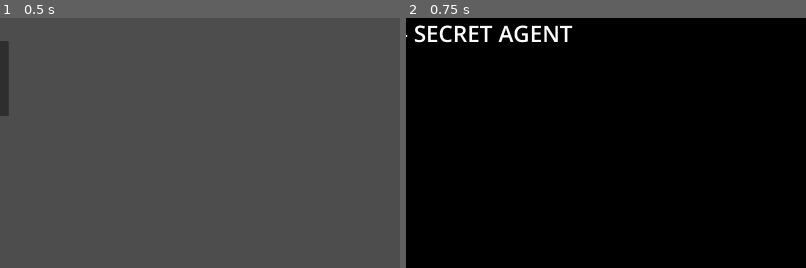
Above: before the commit, frames 1-2 (left to right).
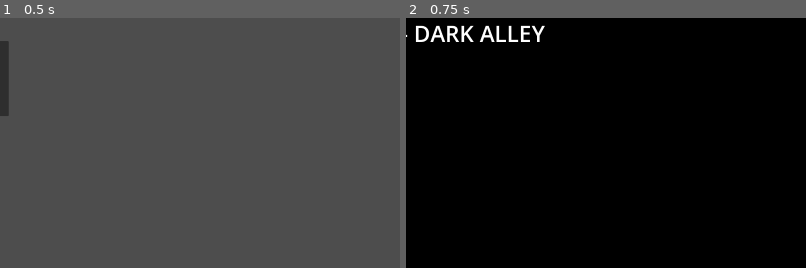
Above: after the commit, the same moments.

Repository: keithfarnham/ShaderMusic
Game: Godot game, scene res://scenes/frontend.tscn
The game is run twice, just before and just after one commit, with the same random seed, the same clock (stepped at 60 frames per second) and the same inputs.
Inputs:
- Up to frame 1 (0.5 s): no input
- Up to frame 2 (0.75 s): click "start" at 0.5 s
The pictures show only the part of the screen within x 14-64%, y 0-50%; the shares and areas given below are measured in that part.

Frame 1 is identical in both runs. In frame 2, 1.6% of the frame differs, in the area x 2-42%, y 2-10%.

Commit message:
adding darkalley

Diff:
--- /dev/null
+++ b/scenes/darkalley_scene.tscn
@@ -0,0 +1,58 @@
+[gd_scene load_steps=6 format=3 uid="uid://c6608023rfp00"]
+
+[ext_resource type="Script" uid="uid://c2c5uaxcup5rh" path="res://script/main.gd" id="1_rhsuf"]
+[ext_resource type="Shader" uid="uid://dl6fhomnso4h1" path="res://shaders/darkalley.gdshader" id="2_jdt8m"]
+[ext_resource type="AudioStream" uid="uid://dxwxl6h5qwmtm" path="res://audio/darkalley.wav" id="3_367t1"]
+
+[sub_resource type="ShaderMaterial" id="ShaderMaterial_2c62f"]
+shader = ExtResource("2_jdt8m")
+shader_parameter/planeDist = 2.0
+shader_parameter/furthest = 10.0
+shader_parameter/fadeFrom = 0.405
+shader_parameter/fadeOutMod = 1.0
+shader_parameter/shapeRadius = 0.015
+shader_parameter/antiAliasBaseValue = 3.0
+shader_parameter/slowVal = 2.4
+shader_parameter/rayDepth = 1.75
+shader_parameter/rayDirMod = Vector3(0.82, -0.26, -0.61)
+shader_parameter/rayOriginMod = Vector3(0, 0, 0)
+shader_parameter/planeZMod = 0.0
+shader_parameter/zoomValue = 1.0
+shader_parameter/pixelCoords_mod = Vector2(0, 0)
+shader_parameter/pathA = Vector2(0, 0)
+shader_parameter/pathB = Vector2(0, 0)
+shader_parameter/paletteColor1 = Vector3(-0.07, -0.12, 0.135)
+shader_parameter/paletteColor2 = Vector3(-0.025, -0.1, -0.06)
+shader_parameter/freq_data = PackedFloat32Array(0, 0, 0, 0, 0, 0, 0, 0, 0, 0, 0, 0, 0, 0, 0, 0, 0, 0, 0, 0, 0, 0, 0, 0, 0, 0, 0, 0, 0, 0, 0, 0, 0, 0, 0, 0, 0, 0, 0, 0, 0, 0, 0, 0, 0, 0, 0, 0, 0, 0, 0, 0, 0, 0, 0, 0, 0, 0, 0, 0, 0, 0, 0, 0, 0, 0, 0, 0, 0, 0, 0, 0, 0, 0, 0, 0, 0, 0, 0, 0, 0, 0, 0, 0, 0, 0, 0, 0, 0, 0, 0, 0, 0, 0, 0, 0, 0, 0, 0, 0)
+
+[sub_resource type="PlaceholderTexture2D" id="PlaceholderTexture2D_gyfs4"]
+
+[node name="Node2D" type="Node2D"]
+script = ExtResource("1_rhsuf")
+
+[node name="shader_sprite" type="Sprite2D" parent="."]
+material = SubResource("ShaderMaterial_2c62f")
+position = Vector2(1920, 1080)
+scale = Vector2(3840, 2160)
+texture = SubResource("PlaceholderTexture2D_gyfs4")
+
+[node name="AudioStreamPlayer" type="AudioStreamPlayer" parent="."]
+stream = ExtResource("3_367t1")
+
+[node name="Title" type="RichTextLabel" parent="."]
+offset_left = 64.0
+offset_right = 848.0
+offset_bottom = 149.0
+theme_override_colors/font_shadow_color = Color(0, 0, 0, 1)
+theme_override_constants/shadow_offset_y = 2
+theme_override_constants/shadow_offset_x = 3
+theme_override_font_sizes/normal_font_size = 72
+bbcode_enabled = true
+text = "uhdude - DARK ALLEY"
+
+[node name="AudioStartTimer" type="Timer" parent="."]
+wait_time = 3.0
+one_shot = true
+autostart = true
+
+[connection signal="timeout" from="AudioStartTimer" to="." method="_on_audio_start_timer_timeout"]
--- a/script/button.gd
+++ b/script/button.gd
@@ -8,8 +8,8 @@
 func _process(delta):
 	timeout += delta
 	if timeout > AUTO_START:
-		get_tree().change_scene_to_file("res://scenes/secretagent_scene.tscn")
+		get_tree().change_scene_to_file("res://scenes/darkalley_scene.tscn")
 
 func _on_pressed():
 	print("pressed")
-	get_tree().change_scene_to_file("res://scenes/secretagent_scene.tscn")
+	get_tree().change_scene_to_file("res://scenes/darkalley_scene.tscn")
--- a/script/main.gd
+++ b/script/main.gd
@@ -2,7 +2,7 @@
 
 #spectrum analysis code from https://godotshaders.com/shader/spectrum-analyzer/
 
-const VU_COUNT = 20
+const VU_COUNT = 100
 const FREQ_MAX = 10000.0
 const MIN_DB = 60
 const ANIMATION_SPEED = 0.1
--- /dev/null
+++ b/shaders/darkalley.gdshader
@@ -0,0 +1,183 @@
+shader_type canvas_item;
+
+//based on shader by mrange https://www.shadertoy.com/view/MfjyWK
+//audio visualization/modulation stuff based on https://godotshaders.com/shader/spectrum-analyzer/
+
+uniform float planeDist = 0.5;
+uniform float furthest = 16.0;
+uniform float fadeFrom = 8.0;
+uniform float fadeOutMod = 0.0;
+uniform float shapeRadius = 0.5;
+uniform float antiAliasBaseValue = 3.0;
+uniform float slowVal = 2.0;
+uniform float rayDepth = 1.75;
+uniform vec3 rayDirMod = vec3(0.0);
+uniform vec3 rayOriginMod = vec3(0.0);
+uniform float planeZMod = 0.0;
+uniform float zoomValue = 1.0;
+uniform vec2 pixelCoords_mod = vec2(0.0);
+uniform vec2 pathA = vec2(0.0);
+uniform vec2 pathB = vec2(0.0);
+uniform vec3 paletteColor1 = vec3(0.0);
+uniform vec3 paletteColor2 = vec3(0.0);
+const int VU_COUNT = 100;
+uniform float[VU_COUNT] freq_data;
+
+const vec4 UP_VECTOR = vec4(0.0, 1.0, 2.0, 3.0);
+const float songDuration = 112.0; //104sec song duration + 3sec delay + 5 sec on frontend
+const float songFadeOutStart = 110.0; //102sec fade start + 3sec delay + 5 sec on frontend
+
+vec3 offset(float zPos) {
+    return vec3(pathB * sin(pathA * zPos), zPos);
+}
+
+vec3 doffset(float zPos) {
+    return vec3(pathA * pathB * cos(pathA * zPos), 1.0);
+}
+
+vec3 ddoffset(float zPos) {
+    return vec3(-pathA * pathA * pathB * sin(pathA * zPos), 0.0);
+}
+
+vec4 alphaBlend(vec4 back, vec4 front) {
+    // Based on: https://en.wikipedia.org/wiki/Alpha_compositing
+    float w = front.w + back.w * (1.0 - front.w);
+    vec3 xyz = (front.xyz * front.w + back.xyz * back.w * (1.0 - front.w)) / w;
+    return w > 0.0 ? vec4(xyz, w) : vec4(0.0);
+}
+
+vec3 palette(float n) {
+    float t = 0.5 + 0.5 * sin(n);
+    return mix(paletteColor1, paletteColor2, t);
+}
+
+// from Inigo Quilez: https://iquilezles.org/articles/distfunctions2d/
+float sdParabola( vec2 pos, float k )
+{
+    pos.x = abs(pos.x);
+    float ik = 1.0/k;
+    float p = ik*(pos.y - 0.5*ik)/3.0;
+    float q = 0.25*ik*ik*pos.x;
+    float h = q*q - p*p*p;
+    float r = sqrt(abs(h));
+    float x = (h>0.0) ?
+        pow(q+r,1.0/3.0) - pow(abs(q-r),1.0/3.0)*sign(r-q) :
+        2.0*cos(atan(r,q)/3.0)*sqrt(p);
+    return length(pos-vec2(x,k*x*x)) * sign(pos.x-x);
+}
+
+
+vec4 plane(vec3 planePosition, vec3 normalizedPlanePosition, float planeDistance, vec3 centralPlanePosition, vec3 offsetPosition, float planeIndex, float fft) {
+    if (fft <= 0.0)
+    {
+        // if there's no audio playing return black for color, shader will start up when audio starts
+        return vec4(0.0, 0.0, 0.0, 1.0);
+    }
+
+    float antiAliasingFactor = (antiAliasBaseValue * planeDistance * distance(planePosition.xy, normalizedPlanePosition.xy));
+    vec4 colorOutput = vec4(0.0);
+    vec2 adjustedPlanePosition = planePosition.xy;
+
+    float shapeDist = sdParabola(-adjustedPlanePosition, shapeRadius);
+
+    float grad = clamp(0.2 + 0.8 * (adjustedPlanePosition.y + 1.0) * 0.5, 0.0, 1.0);
+    float c = cos(TIME) * 0.3;
+    float s = sin(TIME) * 0.5;
+    vec3 insideColor = mix(vec3(0.2, 0.0, 0.0 + c), vec3(0.5 - s, 0.0 + c, 0.0), grad);
+    vec3 outsideColor = palette(planeIndex + 2.0 * fft) * 1.5;
+    colorOutput.xyz = (shapeDist > 0.0) ? outsideColor : insideColor + fft * 0.2;
+    colorOutput.w = shapeDist > 0.0 ? smoothstep(-antiAliasingFactor, antiAliasingFactor, shapeDist) : 0.01;
+    return colorOutput;
+}
+
+vec4 color(vec3 forwardVector, vec3 rightVector, vec3 upVector, vec3 rayOrigin, vec2 pixelCoord, vec2 screenSize, vec2 uv) {
+    float pixelLength = length(pixelCoord);
+    vec2 nextPixelCoord = pixelCoord + 1.0 / screenSize;
+
+    vec3 rayDir = normalize(pixelCoord.x * rightVector + pixelCoord.y * upVector + rayDepth * forwardVector);
+    rayDir.x += 0.1 * sin(TIME * 0.5);
+    rayDir.y += 0.6 * cos(TIME * 0.1);
+    rayDir += rayDirMod;
+    vec3 nextRayDir = normalize(nextPixelCoord.x * rightVector + nextPixelCoord.y * upVector + rayDepth * forwardVector);
+    float planeIndex = floor(rayOrigin.z / planeDist);
+
+    vec4 accumulatedColor = vec4(0.0);
+
+    float wave = 0.03 * sin(2.0 * uv.x + TIME / 4.0 + uv.y * 50.0);
+    float wavy_y = clamp(uv.y + wave, 0.0, 1.0);
+    int bandIdy = int(floor(wavy_y * float(VU_COUNT)));
+    float fft = freq_data[clamp(bandIdy, 0, VU_COUNT - 1)];
+
+    vec3 currentRayOrigin = rayOrigin;
+    currentRayOrigin += rayOriginMod;
+    float accumulatedPlaneDist = 0.0;
+
+    for (float planeStep = 1.0; planeStep <= furthest; ++planeStep) {
+        if (accumulatedColor.w > 0.95) {
+            break;
+        }
+        float planeZ = planeDist * planeIndex + planeDist * planeStep;
+        planeZ += planeZMod;
+        float linearPlaneDist = (planeZ - currentRayOrigin.z) / rayDir.z;
+        float nextPlaneDist = (planeZ - currentRayOrigin.z) / nextRayDir.z;
+        float centralPlaneDist = (planeZ - currentRayOrigin.z) / forwardVector.z;
+
+        {
+            vec3 planeIntersection = currentRayOrigin + rayDir * linearPlaneDist;
+            vec3 nextPlaneIntersection = currentRayOrigin + nextRayDir * nextPlaneDist;
+            vec3 centralPlaneIntersection = currentRayOrigin + forwardVector * centralPlaneDist;
+
+            accumulatedPlaneDist += linearPlaneDist;
+
+            vec3 offsetPosition = offset(planeIntersection.z);
+
+            float depthDifference = planeIntersection.z - rayOrigin.z;
+            float fadeInFactor = smoothstep(planeDist * furthest, planeDist * fadeFrom, depthDifference);
+            float fadeOutFactor = smoothstep(0.0, planeDist * 0.1, depthDifference);
+
+            vec4 planeColor = plane(planeIntersection, nextPlaneIntersection, accumulatedPlaneDist, centralPlaneIntersection, offsetPosition, planeIndex + planeStep, fft);
+
+            planeColor.w *= fadeOutFactor;
+
+            accumulatedColor = alphaBlend(planeColor, accumulatedColor);
+            currentRayOrigin = planeIntersection;
+        }
+    }
+
+    return accumulatedColor;
+}
+
+void fragment() {
+    vec2 screenSize = 1.0 / SCREEN_PIXEL_SIZE;
+    vec2 normalizedCoords = FRAGCOORD.xy / screenSize;
+    normalizedCoords -= 0.5;
+    normalizedCoords *= screenSize / 100.0;
+    normalizedCoords *= zoomValue;
+    normalizedCoords += pixelCoords_mod;
+
+    float timeOffset = planeDist * TIME / slowVal;
+
+    vec3 rayOrigin = offset(timeOffset);
+    vec3 rayOriginDerivative = doffset(timeOffset);
+    vec3 rayOriginSecondDerivative = ddoffset(timeOffset);
+
+    vec3 forward = normalize(rayOriginDerivative);
+    vec3 right = normalize(cross(UP_VECTOR.xyx + rayOriginSecondDerivative, forward));
+    vec3 up = -cross(forward, right);
+
+    vec4 finalColor = color(forward, right, up, rayOrigin, normalizedCoords, screenSize, FRAGCOORD.xy / screenSize);
+
+    finalColor *= 1.5;
+
+    //fade out at the end of the song
+    if (TIME >= songFadeOutStart && songFadeOutStart <= songDuration)
+    {
+        float fadeDuration = songDuration - songFadeOutStart;
+        float fadeProgress = clamp((TIME - songFadeOutStart) / fadeDuration, 0.0, 1.0);
+        finalColor *= 1.0 - fadeProgress; // Fade out the color
+        finalColor.w = 1.0;
+    }
+
+    finalColor = sqrt(finalColor);
+    COLOR = finalColor;
+}
Not shown, added: audio/darkalley.wav.import
Not shown, added: shaders/darkalley.gdshader.uid
Not shown, added: audio/darkalley.wav
